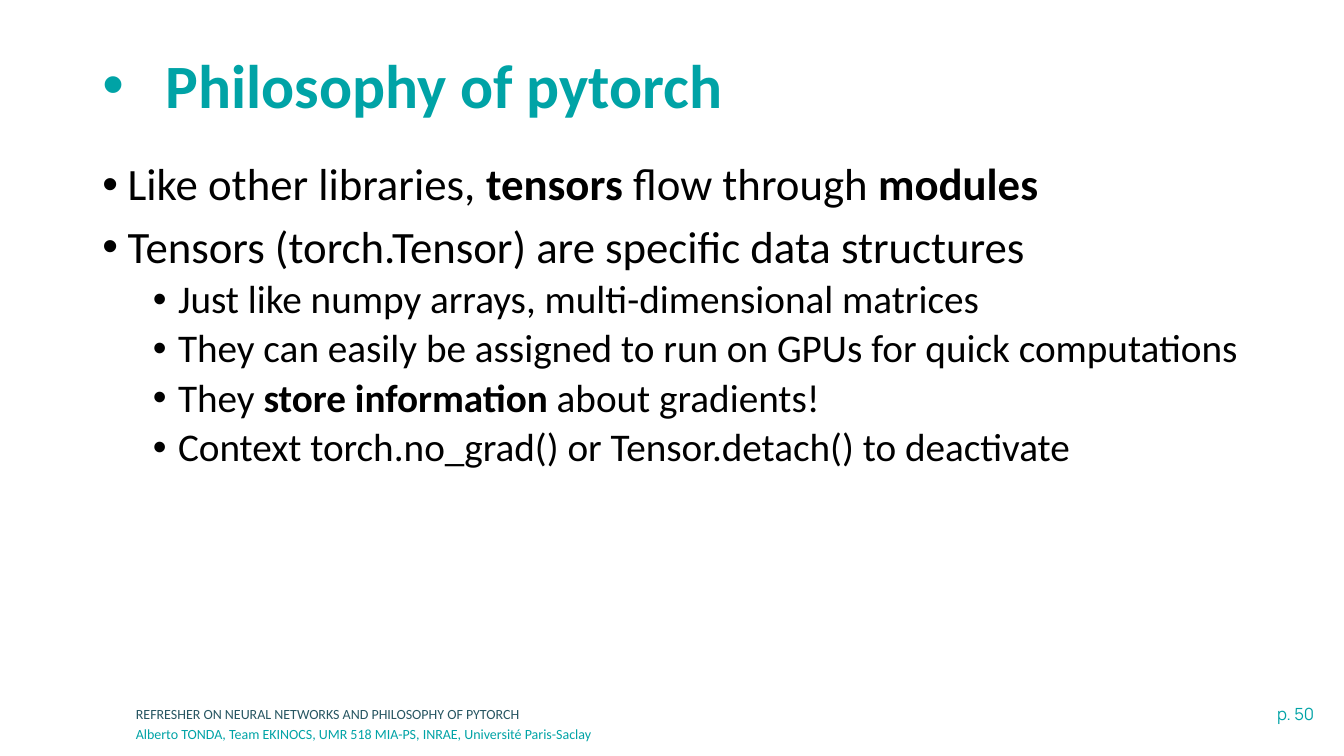
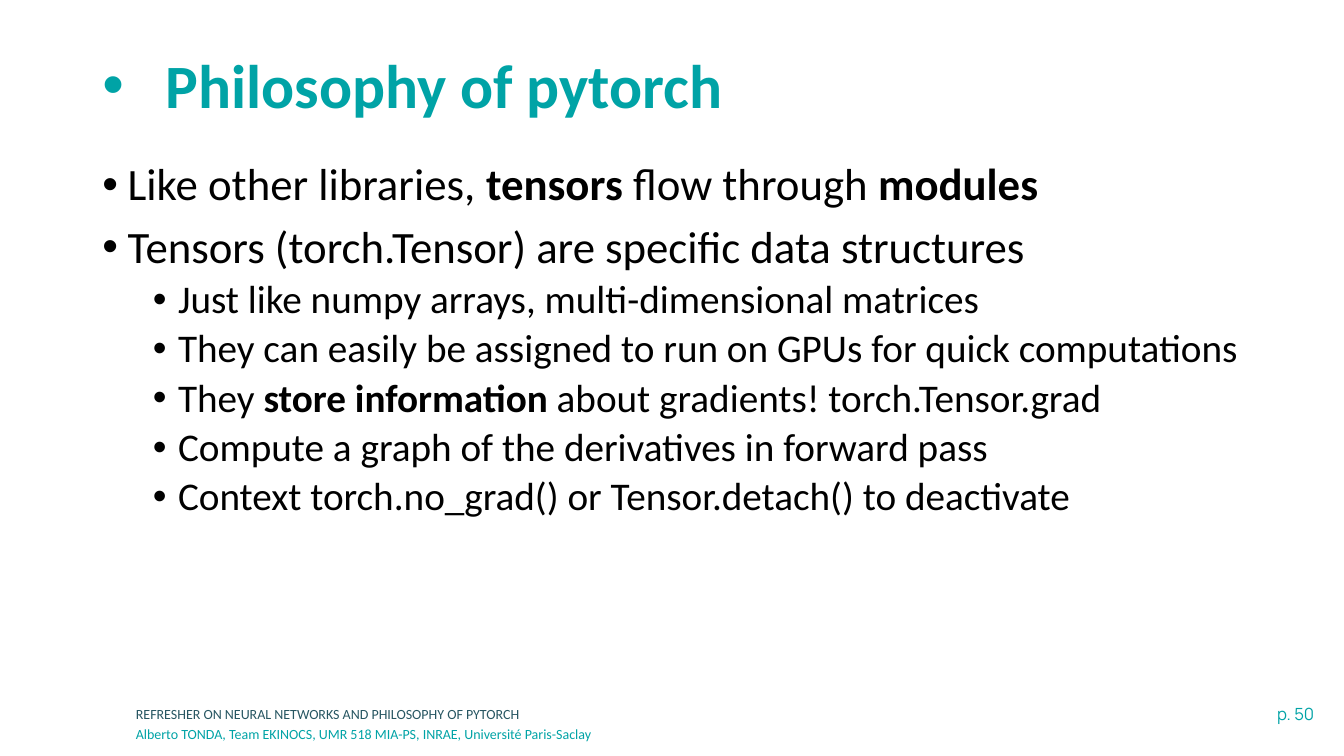
Before and after one commit to albertotonda/teaching, a slide deck: slide 50 of deep-learning-in-practice-with-pytorch/1-neural-networks-and-pytorch.pptx. Drawn at 1344x756 pixels with LibreOffice and Linux fonts; fonts in the diff are those of the drawing; background and template pictures are left out. Boxes give left, top, right and bottom in pixels: in the first picture for what was removed or moved away, otherwise in the second. Text is boxed around its words. In the diff, an @@ line names an element or a change of style, - is before the commit and + after.

```diff
--- a/deep-learning-in-practice-with-pytorch/1-neural-networks-and-pytorch.pptx
+++ b/deep-learning-in-practice-with-pytorch/1-neural-networks-and-pytorch.pptx
@@ text at [178,384,1101,468]: text changed @@
-  • They store information about gradients!
+  • They store information about gradients! torch.Tensor.grad
+  • Compute a graph of the derivatives in forward pass
```
Also in this commit, not shown: 1 other slide changed, 3 slides added, 19 slides removed, 3 other files.
